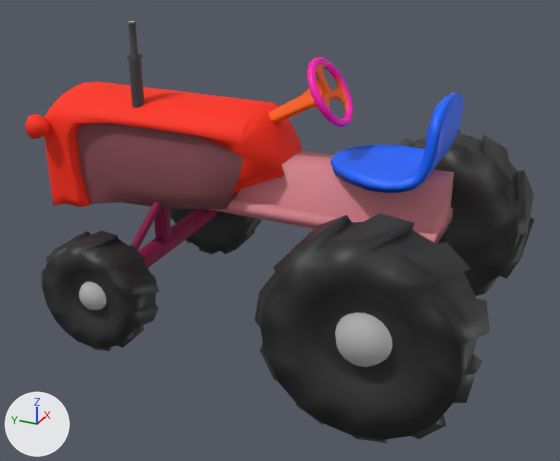
Two versions of the FBX model Assets/Artists/Models/MOD_Tractor.fbx, one commit apart.
Camera for both pictures: a 50 mm camera at (-8.36, -5.56, 5.46) aimed at (-0.17, -1.88, 1.37). The axes (+X, +Y, +Z) are drawn at lower left. The lights are the same throughout. Where no turn or scale is listed for an object, it has been applied to the vertices.

Names of what the first picture shows: 'Tractor'.
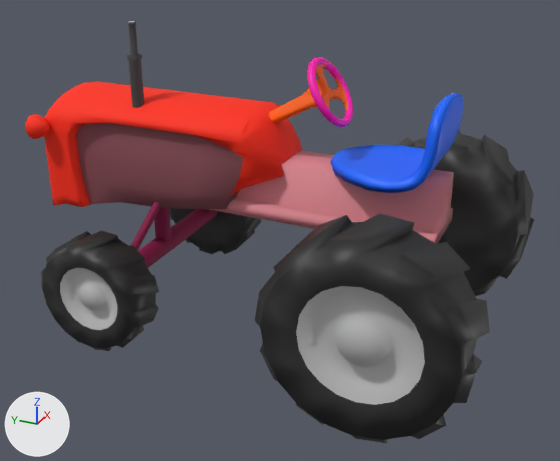
What differs and where, as boxes [x1, y1, x2, y2] in the pictures (560 x 461 px):
part 1 of me_mesh, recoloured (black to grey): [296, 286, 425, 405] in both
part 2 of me_mesh, recoloured (black to grey): [60, 268, 117, 330] in both

What changed in the scene script:
```text
Change me_mesh:
    where me_mesh.from_pydata(...)  # 2678 vertices, 2947 faces; spans x -2.09..2.09, y -3.12..3.06, z -1.93..1.93
    used by ob_tractor; location = (0.0, -1.61, 1.93)
    me_mesh part 1: 40 of the faces centred in x -1.94..-1.86, y -2.56..-1.35, z -1.37..-0.15 switch from mat_mat_tyre (black #282828) to mat_mat_wheelcap (grey #bcbcbc)
    me_mesh part 2: 40 of the faces centred in x -1.68..-1.63, y 1.23..1.99, z -1.58..-0.81 switch from mat_mat_tyre (black #282828) to mat_mat_wheelcap (grey #bcbcbc)
```
